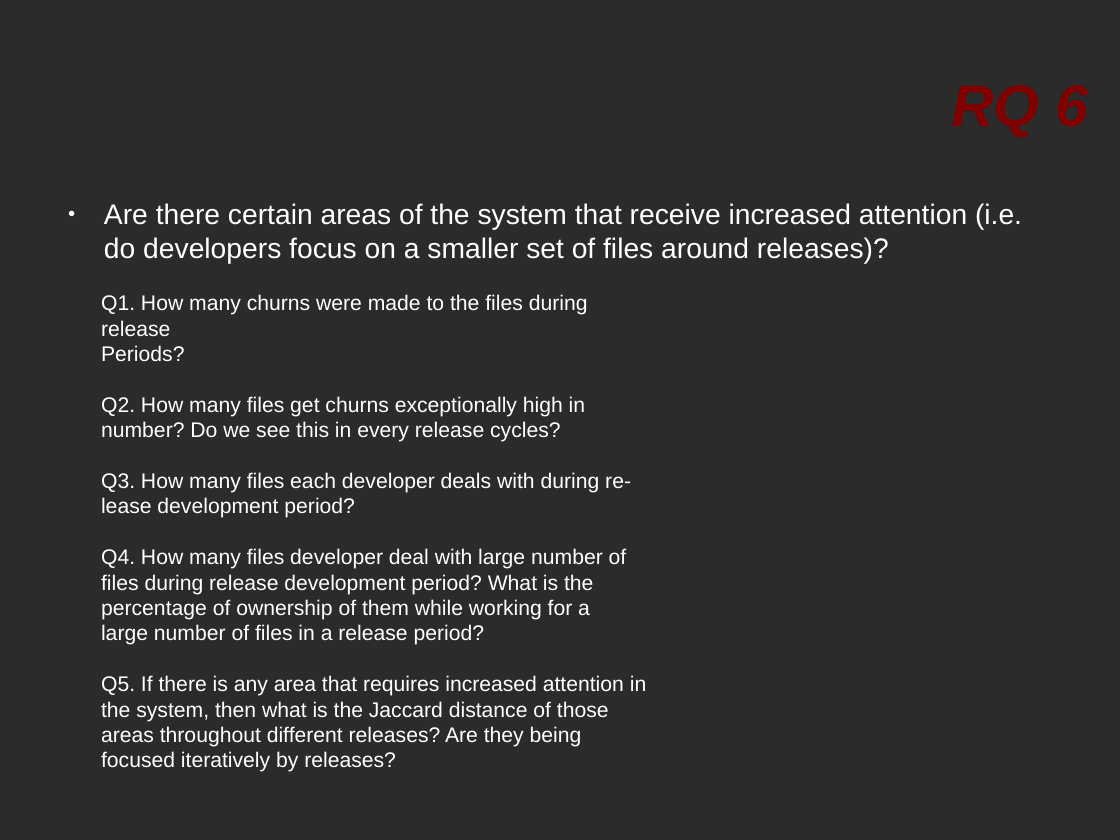
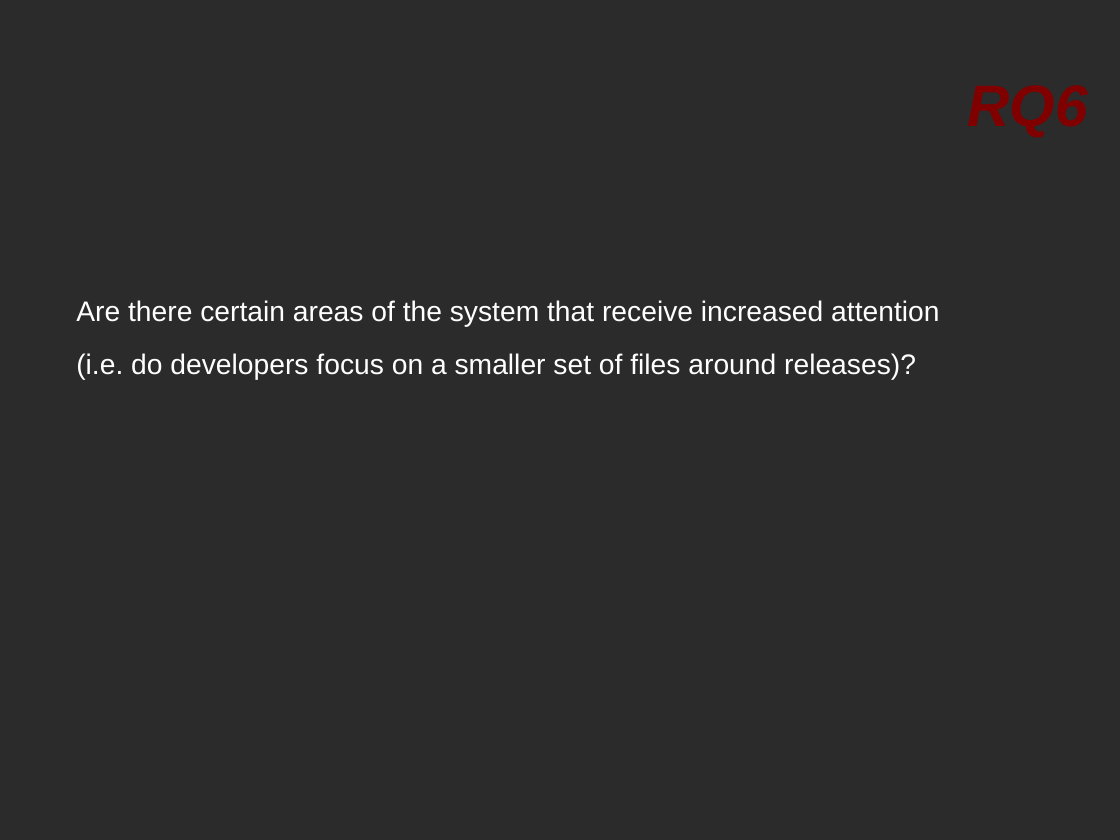
Before and after one commit to tajmilur-rahman/SOEN691D, a slide deck: slide 15 of presentation/research/paper1.odp (slide 14 before the commit). Drawn at 1120x840 pixels with LibreOffice and Linux fonts; fonts in the diff are those of the drawing; background and template pictures are left out; a plain dark background stands for a picture behind light text. Boxes give left, top, right and bottom in pixels: in the first picture for what was removed or moved away, otherwise in the second. Text is boxed around its words. In the diff, an @@ line names an element or a change of style, - is before the commit and + after.

```diff
--- a/presentation/research/paper1.odp
+++ b/presentation/research/paper1.odp
@@ title at [405,34,1088,174]: spaces changed @@
-RQ 6
+RQ6
@@ text removed at [101,294,646,747] @@
-Q1. How many churns were made to the files during release
-Periods?
-Q2. How many files get churns exceptionally high in number? Do we see this in every release cycles?
-Q3. How many files each developer deals with during re-
-lease development period?
-Q4. How many files developer deal with large number of
-files during release development period? What is the
-percentage of ownership of them while working for a
-large number of files in a release period?
-Q5. If there is any area that requires increased attention in
-the system, then what is the Jaccard distance of those
-areas throughout different releases? Are they being
-focused iteratively by releases?
@@ text at [76,300,939,380]: text changed @@
-● Are there certain areas of the system that receive increased attention (i.e. do developers focus on a smaller set of files around releases)?
+Are there certain areas of the system that receive increased attention
+(i.e. do developers focus on a smaller set of files around releases)?
```
Also in this commit, not shown: 9 other slides changed, 6 slides added, 4 slides removed.
